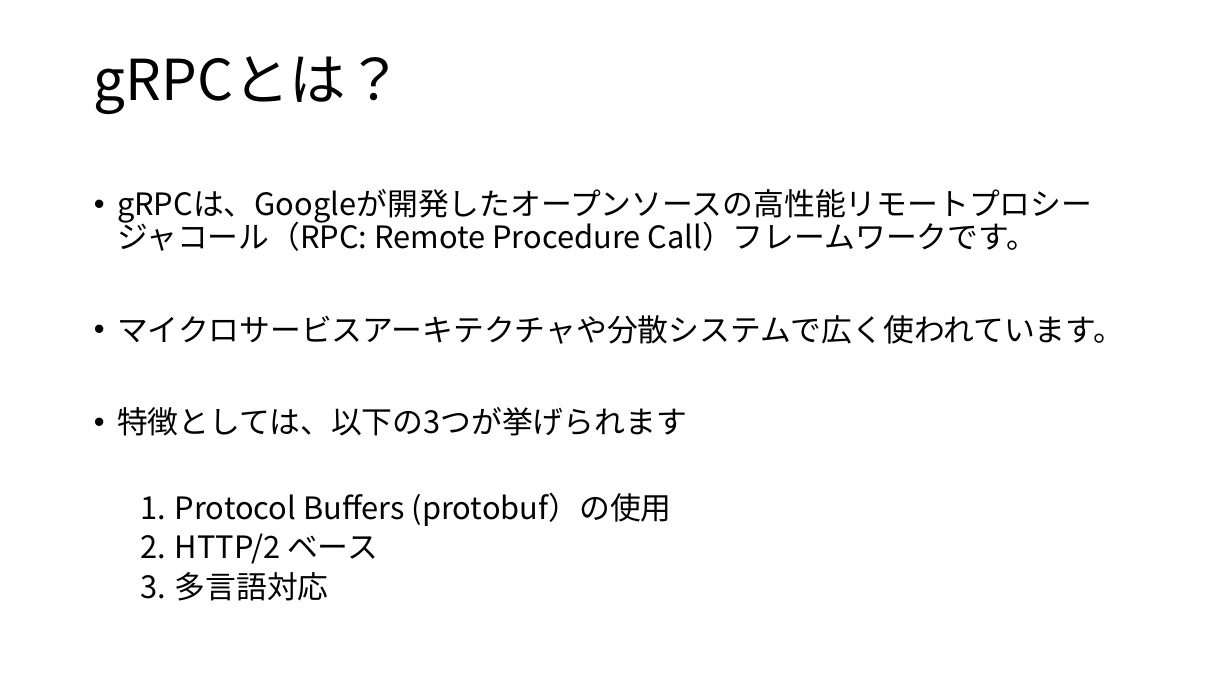
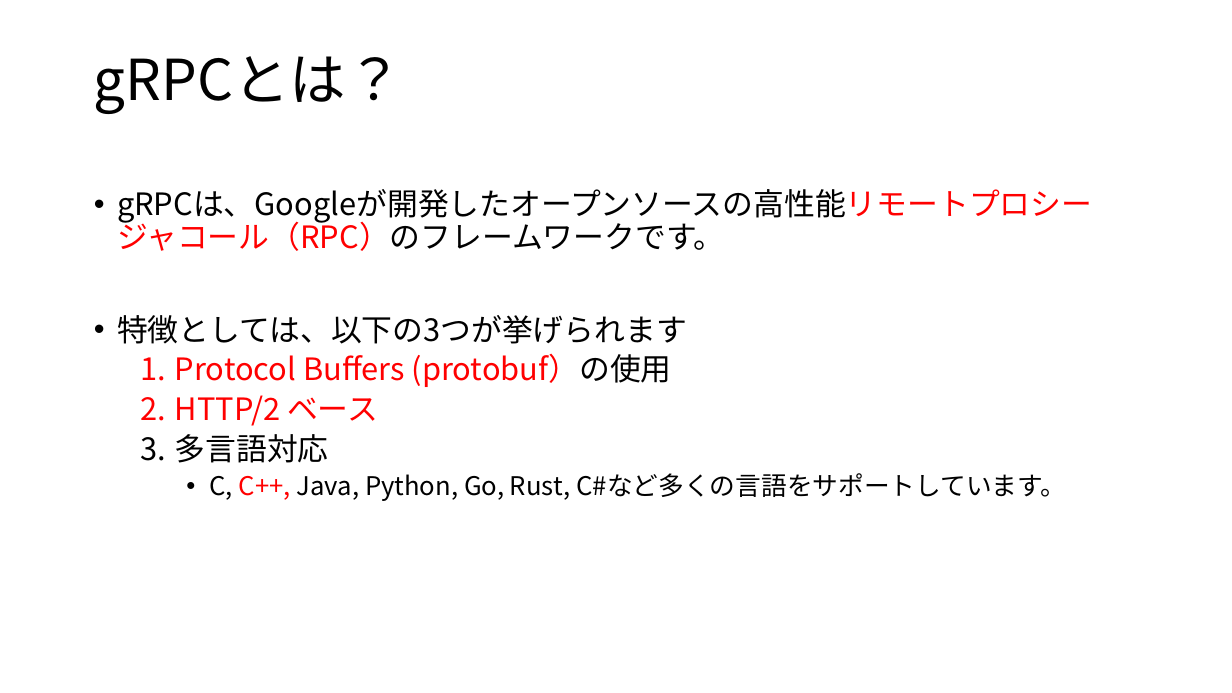
Before and after one commit to koga-miko/misc, a slide deck: slide 2 of raspberry-pi-report/gRPCについて.pptx. Drawn at 1232x693 pixels with LibreOffice and Linux fonts; fonts in the diff are those of the drawing. Boxes give left, top, right and bottom in pixels: in the first picture for what was removed or moved away, otherwise in the second. Text is boxed around its words. In the diff, an @@ line names an element or a change of style, - is before the commit and + after.

```diff
--- a/raspberry-pi-report/gRPCについて.pptx
+++ b/raspberry-pi-report/gRPCについて.pptx
@@ text at <box>117,189,1092,251</box>: text changed @@
-• gRPCは、Googleが開発したオープンソースの高性能リモートプロシージャコール（RPC: Remote Procedure Call）フレームワークです。
-• マイクロサービスアーキテクチャや分散システムで広く使われています。
+• gRPCは、Googleが開発したオープンソースの高性能リモートプロシージャコール（RPC）のフレームワークです。
@@ text at <box>175,354,672,426</box>: text colour #000000 to #FF0000 in "Protocol Buffers (protobuf）の使用", "HTTP/2 ベース" @@
@@ text at <box>209,473,1066,501</box>: paragraph added @@
+    • C, C++, Java, Python, Go, Rust, C#など多くの言語をサポートしています。
```
Also in this commit, not shown: 4 other slides changed, 7 slides added, 3 slides removed, 3 other files.
